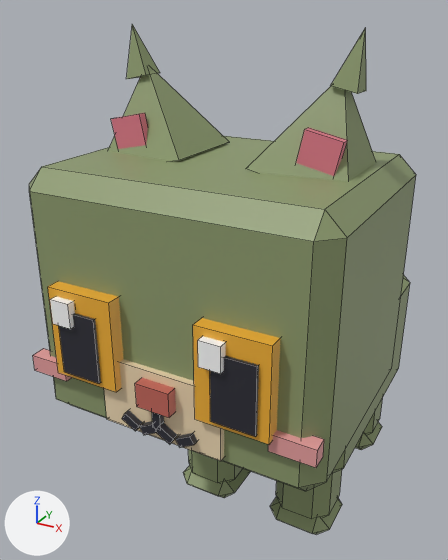
An edit to the FBX model assets/cat-cafe/exports/CatCafe_Cat_Moss.fbx, drawn before and after from the same camera.
Rendered twice from a 50 mm lens placed at (0.0091, -0.0219, 0.0202), pointed at (-0.0023, -0.0013, 0.0099). Arrows for +X, +Y and +Z are at lower left; the lights stay in place. The older version comes first. Mesh edges are drawn as thin lines. Where no turn or scale is listed for an object, it has been applied to the vertices.

The first picture shows 'CatCafe_Cat_Moss_Body', 'CatCafe_Cat_Moss_EarL', 'CatCafe_Cat_Moss_EarR', 'CatCafe_Cat_Moss_Eye1', 'CatCafe_Cat_Moss_Eye2', 'CatCafe_Cat_Moss_Head', 'CatCafe_Cat_Moss_LegB1', 'CatCafe_Cat_Moss_LegF1', 'CatCafe_Cat_Moss_LegF2'.
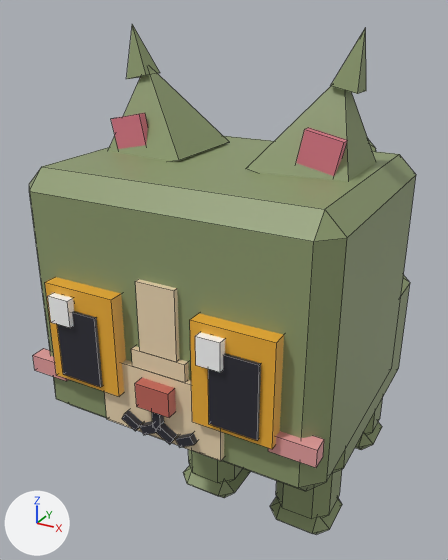
The edits, one by one:
me_catcafe_cat_moss_head is used by ob_catcafe_cat_moss_head; location (0.0, -0.003, 0.0085).
me_catcafe_cat_moss_head had 96 vertices, 80 faces and spanned x -0.005..0.005, y -0.00675..0.0018, z -0.001..0.0074.
me_catcafe_cat_moss_head now has 112 vertices, 92 faces and spans x -0.005..0.005, y -0.00675..0.0018, z -0.001..0.0074.
me_catcafe_cat_moss_head part 2: a new loose piece, a box spanning x -0.00092..0.00092, y -0.00638..-0.00578, z 0.00202..0.0026, in mat_catcafe_palette.
me_catcafe_cat_moss_head part 3: a new loose piece, a box spanning x -0.00063..0.00063, y -0.00636..-0.00576, z 0.0026..0.0048, in mat_catcafe_palette.
me_catcafe_cat_moss_eye1 is used by ob_catcafe_cat_moss_eye1; location (0.00253, -0.0093, 0.0111).
me_catcafe_cat_moss_eye1 had 24 vertices, 18 faces and spanned x -0.00115..0.00115, y -0.0006..0.00035, z -0.0015..0.0015.
me_catcafe_cat_moss_eye1 now has 24 vertices, 18 faces and spans x -0.00124..0.00124, y -0.0006..0.00035, z -0.00161..0.00161.
me_catcafe_cat_moss_eye1 part 4: the whole mesh is scaled about its middle by (1.08, 1, 1.08).
me_catcafe_cat_moss_eye2 is used by ob_catcafe_cat_moss_eye2; location (-0.00253, -0.0093, 0.0111).
me_catcafe_cat_moss_eye2 had 24 vertices, 18 faces and spanned x -0.00115..0.00115, y -0.0006..0.00035, z -0.0015..0.0015.
me_catcafe_cat_moss_eye2 now has 24 vertices, 18 faces and spans x -0.00124..0.00124, y -0.0006..0.00035, z -0.00161..0.00161.
me_catcafe_cat_moss_eye2 part 1: the whole mesh is scaled about its middle by (1.08, 1, 1.08).

Pixel boxes [x1, y1, x2, y2] of what changed, in the pictures (448 x 560 px):
'CatCafe_Cat_Moss_Eye1', rescaled (8% wider, 7% taller): before [193, 318, 280, 445]; after [190, 313, 284, 449]
'CatCafe_Cat_Moss_Eye2', rescaled (6% wider, 7% taller): before [48, 281, 124, 392]; after [45, 277, 126, 396]
part 2 of me_catcafe_cat_moss_head, added (beige): after [131, 346, 189, 382]
part 3 of me_catcafe_cat_moss_head, added (beige): after [135, 279, 180, 362]
